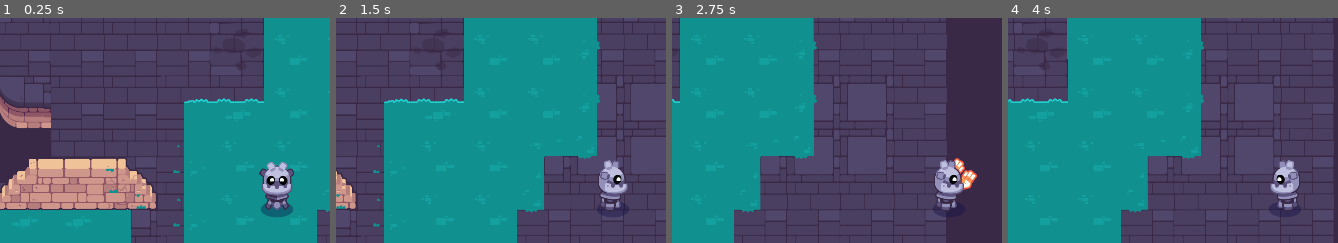
Above: before the commit, frames 1-4 (left to right).
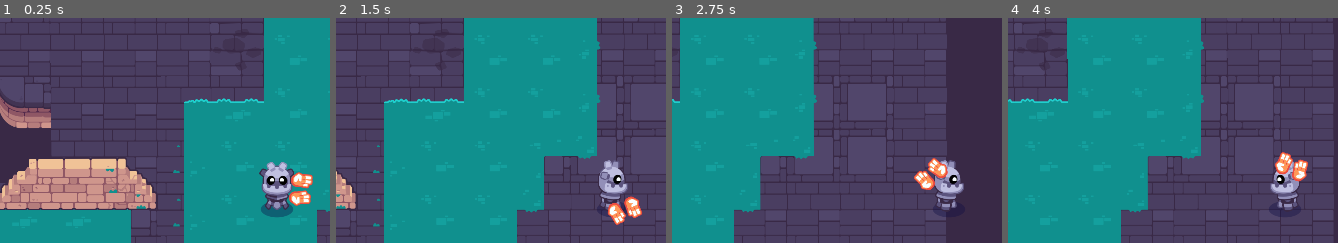
Above: after the commit, the same moments.

Repository: JordanTatum1/Path-of-Sorcerers
Game: Godot game, scene res://game.tscn
The game is run twice, just before and just after one commit, with the same random seed, the same clock (stepped at 60 frames per second) and the same inputs. The project has no main scene, so this scene is started directly.
Inputs (mouse positions are % of the whole screen's width and height, from its top left):
- Up to frame 1 (0.25 s): no input
- Up to frame 2 (1.5 s): tap Enter at 0.5 s; move the mouse to (87, 45) at 0.52 s; hold D (move_right) 0.53-1.25 s; click (87, 45) at 0.6 s; tap Space at 0.77 s; drag from (36, 55) to (55, 70) at 1.27 s
- Up to frame 3 (2.75 s): tap Space at 2 s; move the mouse to (73, 28) at 2.02 s; hold D (move_right) from 2.03 s (still down); click (73, 28) at 2.1 s
- Up to frame 4 (4 s): release D (move_right) at 2.75 s; drag from (55, 70) to (24, 35) at 2.77 s; tap Enter at 3.5 s; move the mouse to (97, 65) at 3.52 s; hold A (move_left) from 3.53 s (still down); click (97, 65) at 3.6 s; tap Space at 3.77 s
The pictures show only the part of the screen within x 19-69%, y 9-59%; the shares and areas given below are measured in that part.

The runs differ from the first frame. In frame 1, 0.8% of the frame differs, in the area x 87-95%, y 68-84%; in frame 2, 0.7%; in frame 3, 1.2%, in the area x 73-93%, y 62-77%; in frame 4, 0.7%.

Commit message:
New Branch

Diff:
--- a/M10.twin_stick_workbook/player.tscn
+++ b/M10.twin_stick_workbook/player.tscn
@@ -4,7 +4,7 @@
 [ext_resource type="Script" path="res://player.gd" id="1_cqbbw"]
 [ext_resource type="PackedScene" uid="uid://bnuqh1djcnc3j" path="res://common/shadow.tscn" id="2_p7mcf"]
 [ext_resource type="Script" path="res://sprite_2d.gd" id="3_bonbi"]
-[ext_resource type="Script" path="res://real_weapon_pivot.gd" id="5_kd67p"]
+[ext_resource type="Script" path="res://weapon_pivot.gd" id="5_odbyw"]
 [ext_resource type="PackedScene" uid="uid://bf6apxvjpc1ib" path="res://weapon.tscn" id="6_0rfar"]
 [ext_resource type="Texture2D" uid="uid://dekkcmj408pvt" path="res://player/hand_fire.png" id="7_t206a"]
 
@@ -29,21 +29,24 @@
 position = Vector2(0, 15)
 
 [node name="RealWeaponPivot" type="Node2D" parent="."]
-script = ExtResource("5_kd67p")
+position = Vector2(1, -32)
+rotation = 0.0349633
+script = ExtResource("5_odbyw")
 
 [node name="WeaponAnchor" type="Marker2D" parent="RealWeaponPivot"]
 unique_name_in_owner = true
-rotation = 0.00698717
+position = Vector2(-1.32833, -37.9768)
+rotation = -1.59618
 
 [node name="Weapon" parent="RealWeaponPivot/WeaponAnchor" instance=ExtResource("6_0rfar")]
 
 [node name="HandLeft" type="Sprite2D" parent="RealWeaponPivot/WeaponAnchor"]
-position = Vector2(73.7182, -39.9954)
-rotation = -0.0721319
+position = Vector2(22.4669, -22.4536)
+rotation = 0.0431454
 texture = ExtResource("7_t206a")
 
 [node name="HandRight" type="Sprite2D" parent="RealWeaponPivot/WeaponAnchor"]
-position = Vector2(71.5682, -1.72823)
+position = Vector2(17.9675, 20.3103)
 rotation = -0.0131323
 scale = Vector2(1, -0.976677)
 texture = ExtResource("7_t206a")
